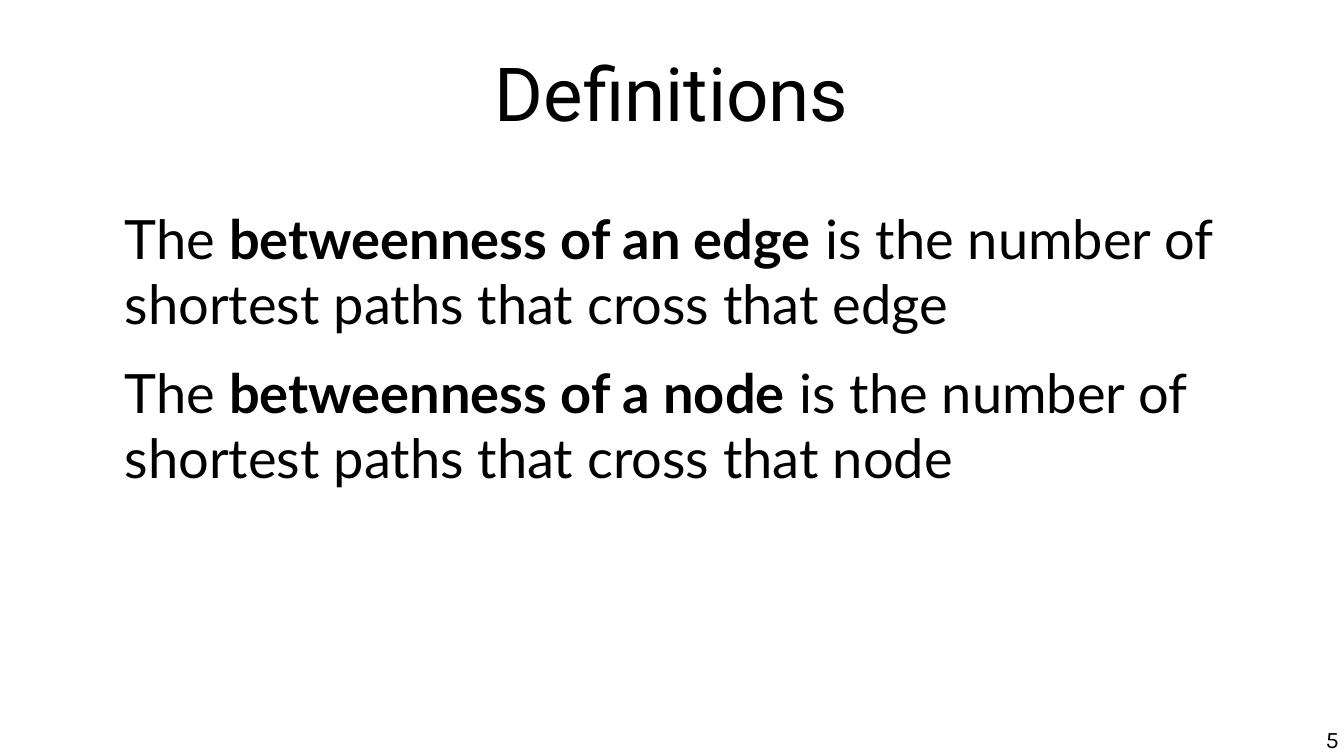
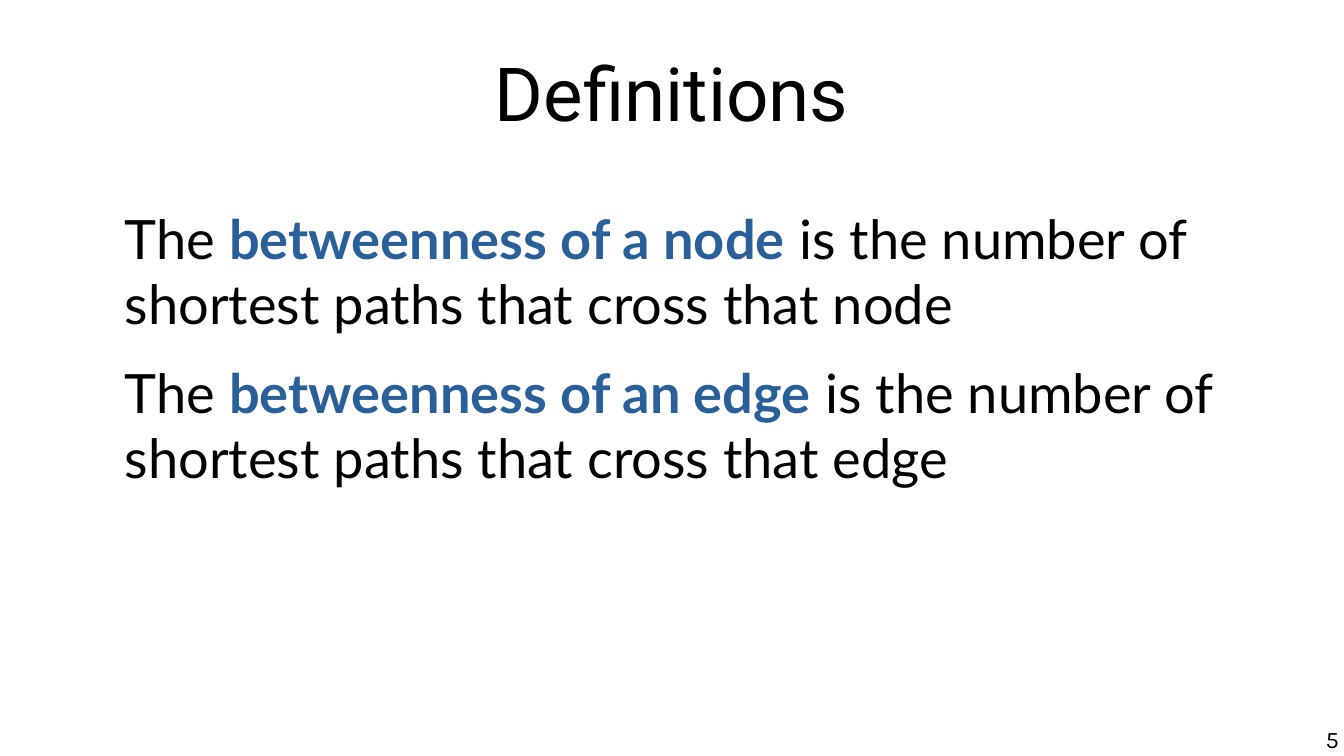
Before and after one commit to chatox/networks-science-course, a slide deck: slide 5 of theory/odp/tt07-betweenness.odp. Drawn at 1344x756 pixels with LibreOffice and Linux fonts; fonts in the diff are those of the drawing. Boxes give left, top, right and bottom in pixels: in the first picture for what was removed or moved away, otherwise in the second. Text is boxed around its words. In the diff, an @@ line names an element or a change of style, - is before the commit and + after.

Commit message:
Node betweenness exercise

```diff
--- a/theory/odp/tt07-betweenness.odp
+++ b/theory/odp/tt07-betweenness.odp
@@ text at box(125, 218, 1187, 334): paragraph added @@
+The betweenness of a node is the number of shortest paths that cross that node
@@ text at box(125, 372, 1187, 488): paragraph removed @@
-The betweenness of a node is the number of shortest paths that cross that node
@@ text at box(125, 372, 1213, 488): text colour #000000 to #2A6099 in "betweenness of an edge" @@
```
Also in this commit, not shown: 3 other slides changed, 3 slides added, 1 slide removed, 2 other files.
